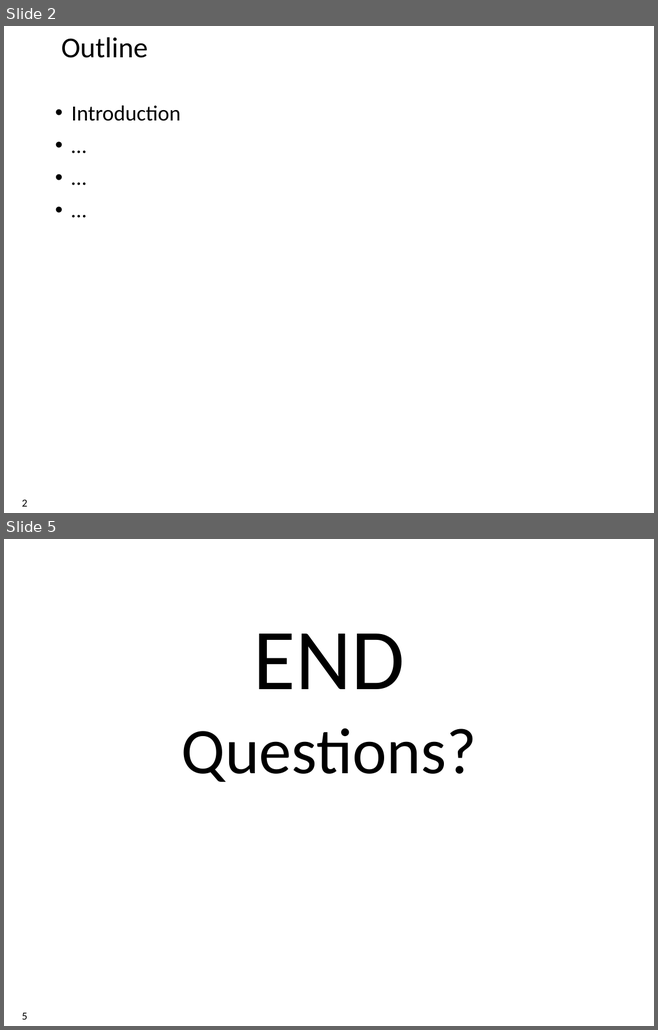
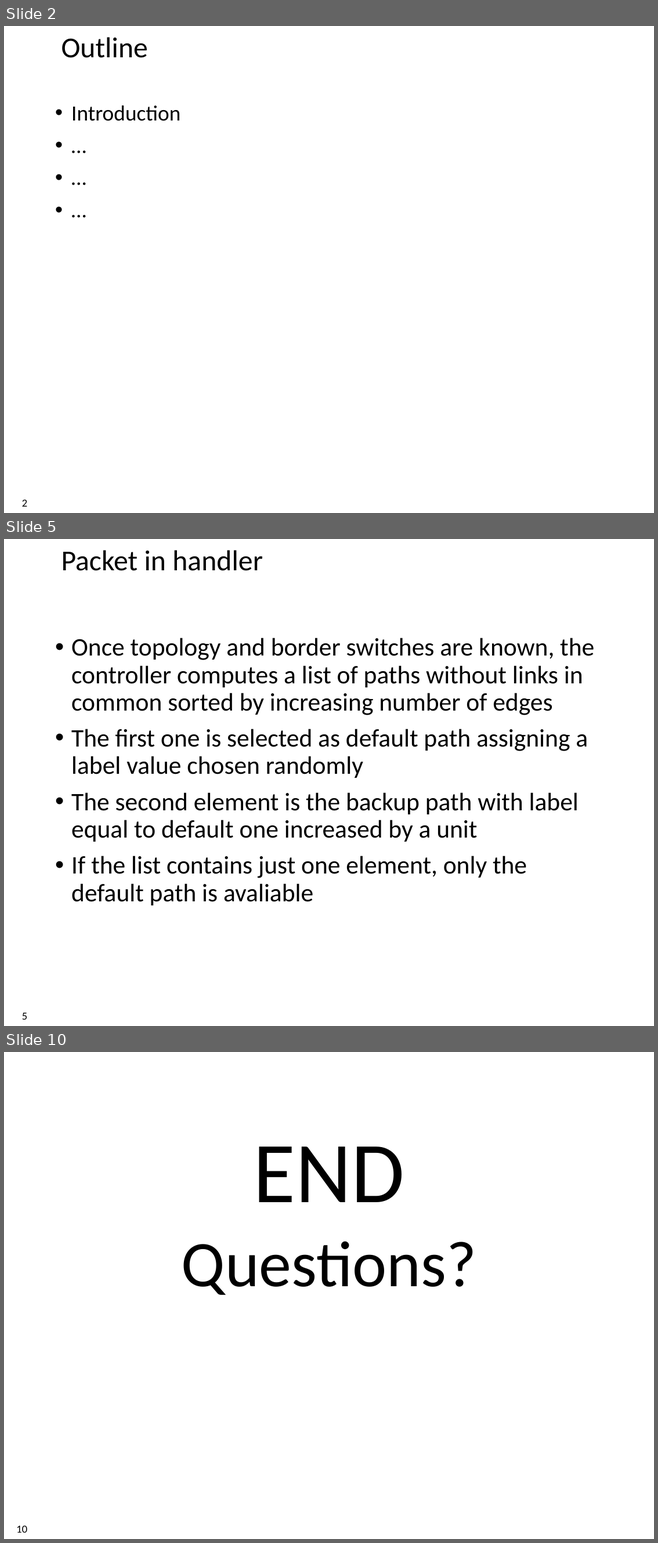
Before and after one commit to xdl907/switching-and-routing-project, a slide deck: template_project_exam__1_.pptx. Shown one above the other, each under a label of ours: slides 2 and 5 before the commit, slides 2, 5 and 10 after it; the slides between them are not shown. The pictures are 658x1030 and 658x1543 pixels, drawn with LibreOffice and Linux fonts; fonts in the diff are those of the drawing; background and template pictures are left out. Boxes give left, top, right and bottom in pixels: in the first picture for what was removed or moved away, otherwise in the second. Text is boxed around its words. In the diff, an @@ line names an element or a change of style, - is before the commit and + after.

```diff
--- a/template_project_exam__1_.pptx
+++ b/template_project_exam__1_.pptx
@@ slide 5 added at bbox=[4, 539, 654, 1026], background #FFFFFF @@
@@ title added at bbox=[61, 550, 263, 571], 32 pt, text #000000 @@
+Packet in handler
@@ text added at bbox=[71, 638, 594, 906], 28 pt, text #000000 @@
+• Once topology and border switches are known, the controller computes a list of paths without links in common sorted by increasing number of edges
+• The first one is selected as default path assigning a label value chosen randomly
+• The second element is the backup path with label equal to default one increased by a unit
+• If the list contains just one element, only the default path is avaliable
@@ page number added at bbox=[22, 1013, 27, 1020], 12 pt, text #000000 @@
+5
@@ what was slide 5 is now slide 10 @@
@@ page number at bbox=[16, 1526, 27, 1533]: text changed @@
-5
+10
```
Also in this commit, not shown: 2 slides changed, 4 other slides added.
